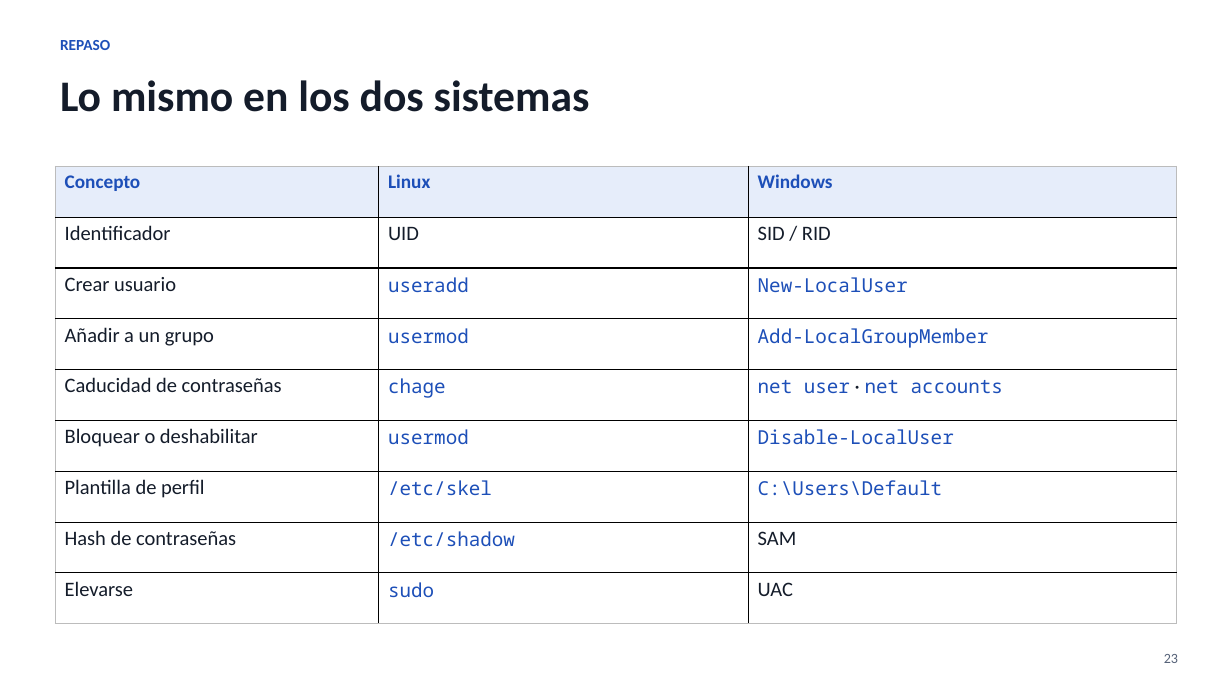
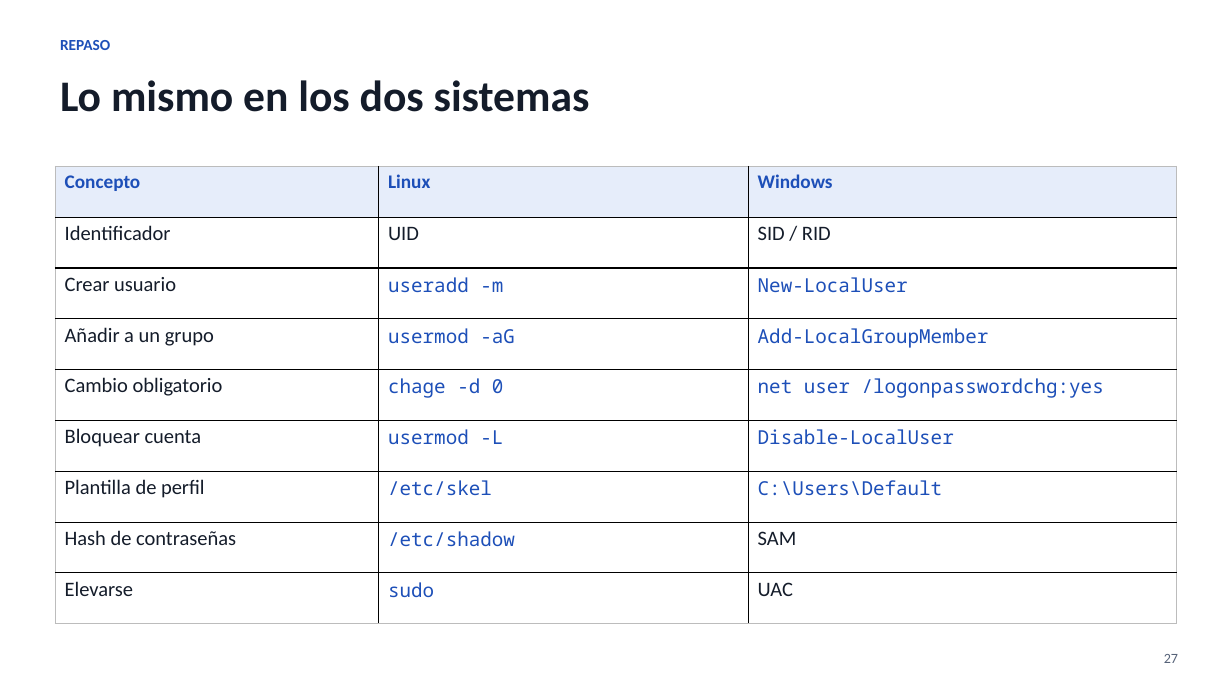
Before and after one commit to keespootes-cloud/norte-redes-lab, a slide deck: slide 27 of presentacion/Norte_Redes_UF2_Administracion_software_base.pptx (slide 23 before the commit). Drawn at 1232x693 pixels with LibreOffice and Linux fonts; fonts in the diff are those of the drawing. Boxes give left, top, right and bottom in pixels: in the first picture for what was removed or moved away, otherwise in the second. Text is boxed around its words. In the diff, an @@ line names an element or a change of style, - is before the commit and + after.

```diff
--- a/presentacion/Norte_Redes_UF2_Administracion_software_base.pptx
+++ b/presentacion/Norte_Redes_UF2_Administracion_software_base.pptx
@@ table at [55,166,1177,624] @@
-row 3, column 2: useradd
+row 3, column 2: useradd -m
-row 4, column 2: usermod
+row 4, column 2: usermod -aG
-row 5: Caducidad de contraseñas | chage | net user · net accounts
+row 5: Cambio obligatorio | chage -d 0 | net user /logonpasswordchg:yes
-row 6, column 1: Bloquear o deshabilitar
+row 6, column 1: Bloquear cuenta
-row 6, column 2: usermod
+row 6, column 2: usermod -L
@@ text at [1164,654,1178,663]: text changed @@
-23
+27
```
Also in this commit, not shown: 17 other slides changed, 6 slides added, 1 slide removed, 4 other files.
